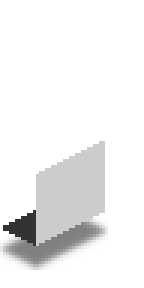
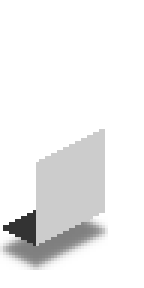
Two versions of the same layered image (144px x 288px). Layer-by-layer changes:
painted on "Cover" over [36, 129, 105, 174]
painted on "Side" over [36, 129, 105, 174]
painted on "Front" over [93, 129, 105, 135]
